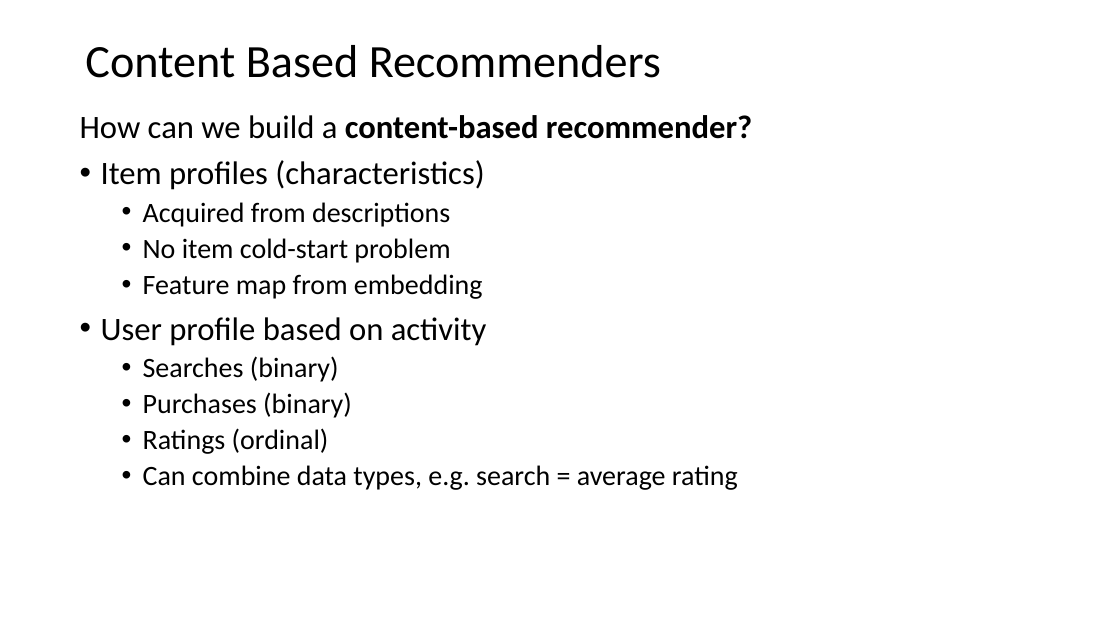
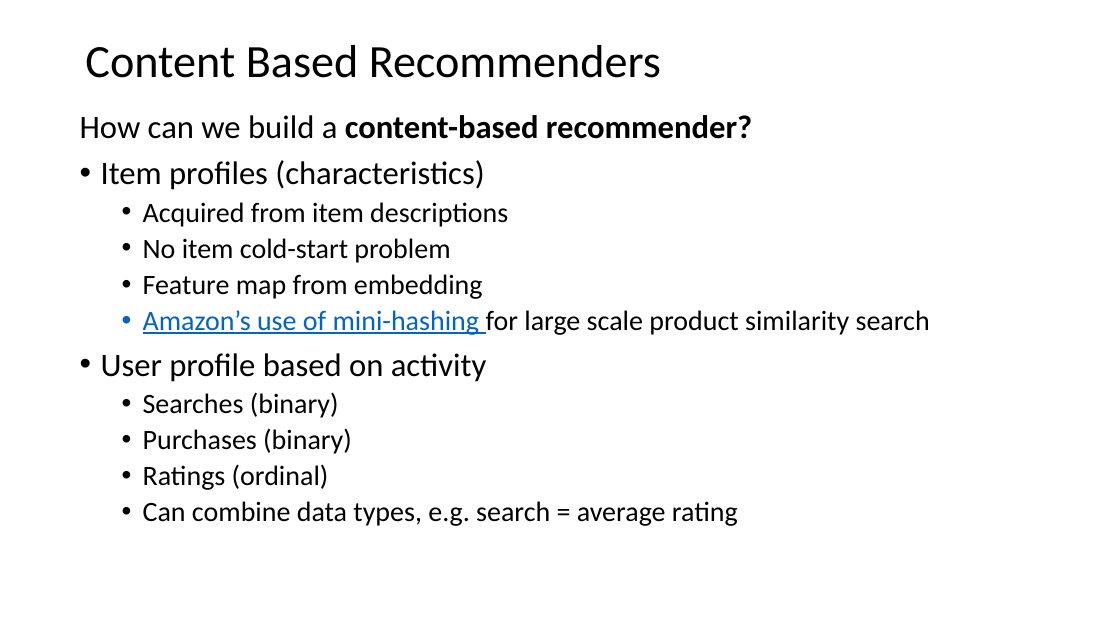
Before and after one commit to StephenElston/CSCI-E-108, a slide deck: slide 25 of slides/7_RecommenderSystems.pptx (slide 24 before the commit). Drawn at 1120x630 pixels with LibreOffice and Linux fonts; fonts in the diff are those of the drawing. Boxes give left, top, right and bottom in pixels: in the first picture for what was removed or moved away, otherwise in the second. Text is boxed around its words. In the diff, an @@ line names an element or a change of style, - is before the commit and + after.

```diff
--- a/slides/7_RecommenderSystems.pptx
+++ b/slides/7_RecommenderSystems.pptx
@@ text at [143,202,508,227]: text changed @@
-  • Acquired from descriptions
+  • Acquired from item descriptions
@@ text at [143,310,930,335]: paragraph added @@
+  • Amazon’s use of mini-hashing for large scale product similarity search
```
Also in this commit, not shown: 9 other slides changed, 1 slide added.
